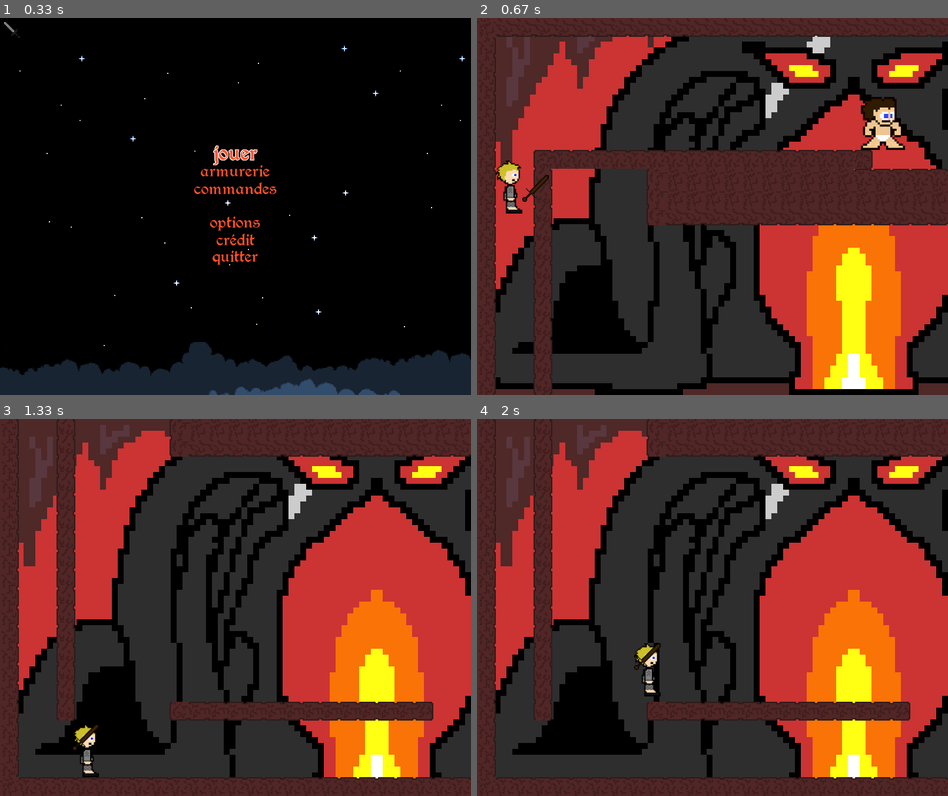
Above: before the commit, frames 1-4 (two rows, left to right).
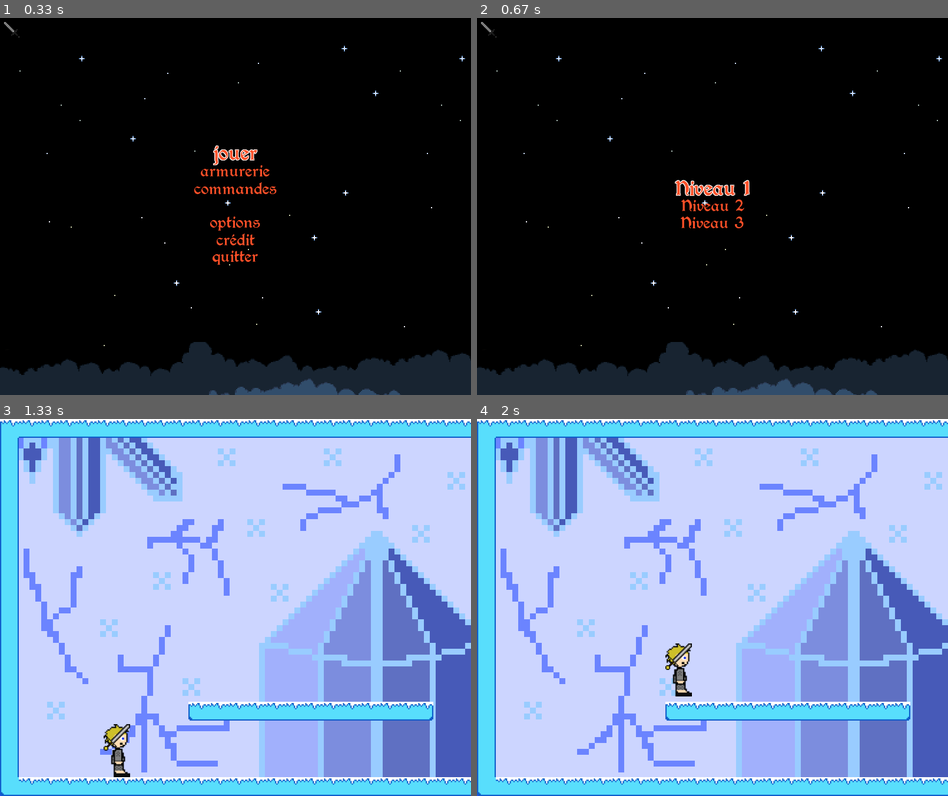
Above: after the commit, the same moments.

Repository: nerokiryu/hugo_boss
Game: pygame game, started from hugoboss.py
Same seed, same stepped clock (60 frames per second), same inputs: the game is played once before the commit and once after it. The source is Python 2; it was converted automatically to run under Python 3.
Inputs (mouse positions are in pixels of both pictures, inside the frame that each line leads up to):
- Up to frame 1 (0.33 s): no input
- Up to frame 2 (0.67 s): tap Enter at 0.33 s
- Up to frame 3 (1.33 s): tap Enter at 0.67 s; hold Right from 1.03 s (still down); move the mouse to (386, 596) at 1.07 s
- Up to frame 4 (2 s): release Right at 1.5 s; hold Up 1.53-1.83 s; hold Right from 1.87 s (still down)

Frame 1 is identical in both runs. In frame 2, 84% of the frame differs, in the area x 0-100%, y 0-100%; in frame 3, 100%; in frame 4, 100%.

Commit message:
systeme de niveaux

Diff:
--- a/jeu/arme.py
+++ b/jeu/arme.py
@@ -12,8 +12,8 @@
 from time import sleep
 from entity import Entity
 
-img_swordr="graphics/arme/sword/woodsword.png"
-img_swordl="graphics/arme/sword/woodswordl.png"
+img_swordr="graphics/arme/sword/ironsword.png"
+img_swordl="graphics/arme/sword/ironswordl.png"
 
 class Arme(Entity):
     atk=30
--- a/jeu/jeu.py
+++ b/jeu/jeu.py
@@ -19,8 +19,7 @@
 from exitBlock import *
 
 # Numero du niveau #
-num = 2
-
+num = sys.argv[1]
 
 # Generation des elements du niveau #
 level = generateLvl(num)
--- a/jeu/plateform.py
+++ b/jeu/plateform.py
@@ -13,10 +13,8 @@
 from entity import Entity
 
 # Numero du niveau #
-num = 2
-
+num = sys.argv[1]
 lvlPf = generateTypePlateform(num)
-
 
 class Platform(Entity):
 
--- a/menu/menu.py
+++ b/menu/menu.py
@@ -313,7 +313,22 @@
             sys.exit()
 
         elif resp[0] == u'jouer':
-            execfile('jeu/jeu.py')
+            scr.blit(bg,bg.get_rect(center=scr.get_rect().center))
+            #~ scr.fill(-1)
+            display.flip();print(menu.__doc__)
+            resp1 = menu([u'Niveau 1',
+                     u'Niveau 2',
+                     u'Niveau 3'])
+
+            if resp1[0] == u'Niveau 1' :
+                sys.argv=["toto.py",1]
+                execfile('jeu/jeu.py')
+            if resp1[0] == u'Niveau 2' :
+                sys.argv=["toto.py",2]
+                execfile('jeu/jeu.py')
+            if resp1[0] == u'Niveau 3' :
+                sys.argv=["toto.py",3]
+                execfile('jeu/jeu.py')
 
         if resp[0] == u'options':
             scr.blit(bg,bg.get_rect(center=scr.get_rect().center))
